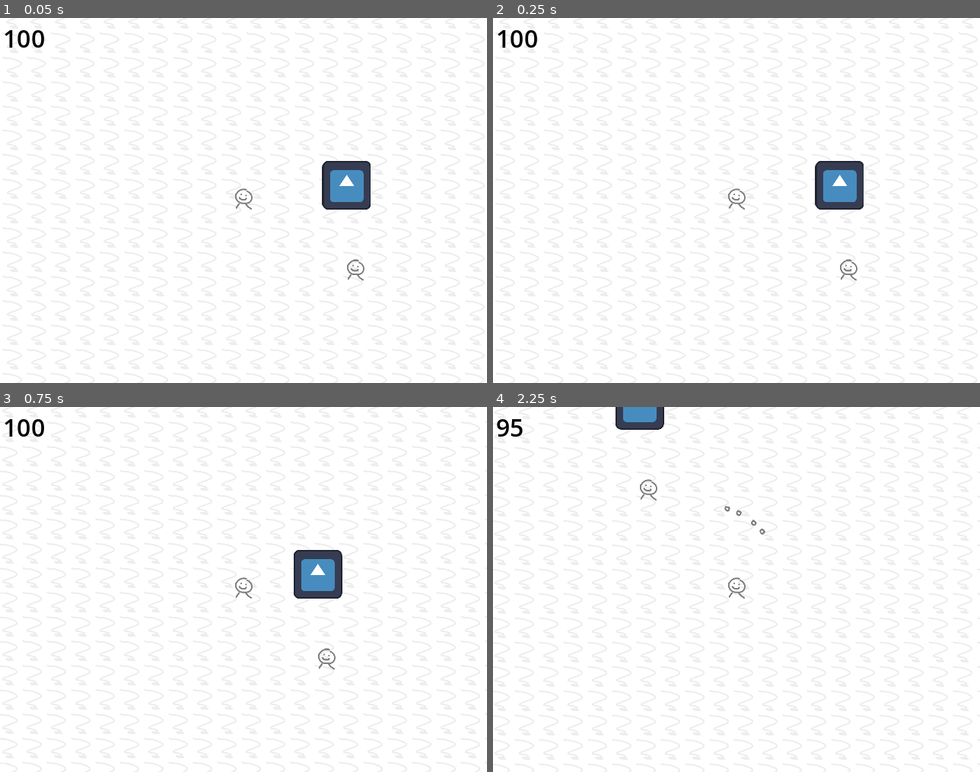
Above: before the commit, frames 1-4 (two rows, left to right).
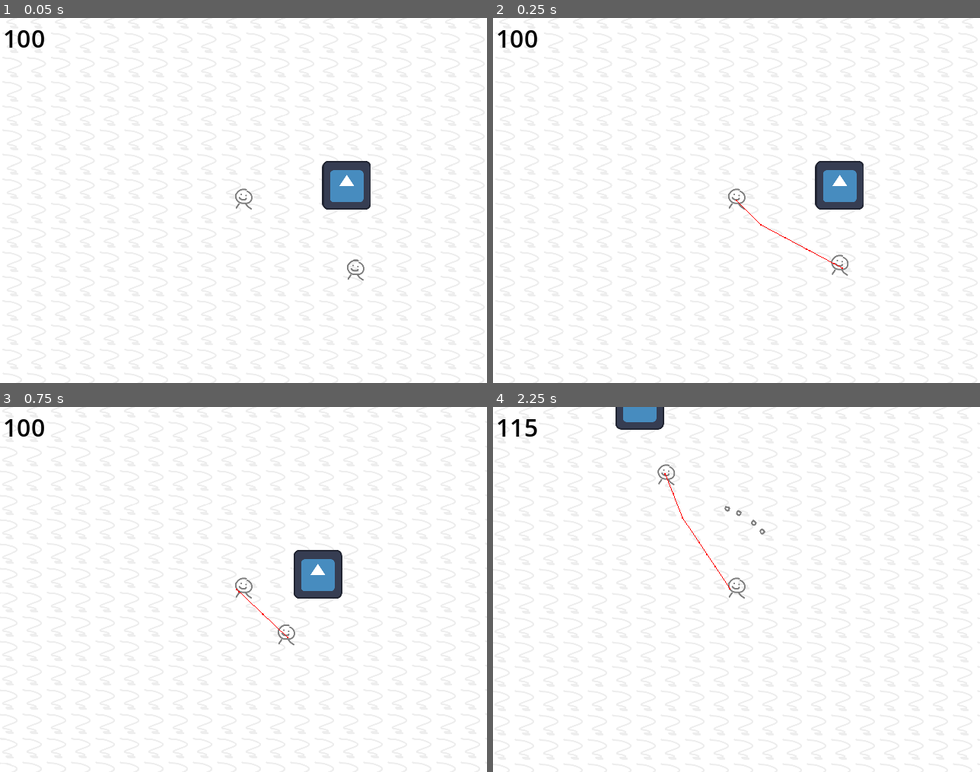
Above: after the commit, the same moments.

Repository: 3xcpy/milkyway-game
Game: Godot game, scene res://scenes/main.tscn
Two runs of this game, one before a commit and one after it. Both use one fixed random seed, a clock stepped at 60 frames per second and the inputs below. The engine's default icon, where the game draws it, is replaced by a stand-in: a white triangle on a blue panel in a dark square.
Inputs (mouse positions are in pixels of both pictures, inside the frame that each line leads up to):
- Up to frame 1 (0.05 s): no input
- Up to frame 2 (0.25 s): no input
- Up to frame 3 (0.75 s): tap Enter at 0.5 s; move the mouse to (350, 571) at 0.52 s; hold Right (move_right) from 0.53 s (still down); tap E (grab) at 0.6 s
- Up to frame 4 (2.25 s): move the mouse to (639, 607) at 1.27 s; release Right (move_right) at 1.28 s; hold S (move_down) 1.28-2.03 s; tap E (grab) at 1.35 s; move the mouse to (785, 509) at 2.02 s; press the mouse at (785, 509) at 2.03 s; hold Right (move_right) from 2.03 s (still down)

Frame 1 is identical in both runs. In frame 2, 0.2% of the frame differs, in the area x 49-75%, y 49-73%; in frame 3, 0.2%; in frame 4, 0.4%, in the area x 0-49%, y 3-50%.

Commit message:
Add enemy navigation

Diff:
--- a/project.godot
+++ b/project.godot
@@ -32,6 +32,7 @@
 [global_group]
 
 Enemies=""
+Player=""
 
 [input]
 
--- a/scenes/collector.tscn
+++ b/scenes/collector.tscn
@@ -7,6 +7,7 @@
 size = Vector2(128, 128)
 
 [node name="Collector" type="Area2D"]
+collision_mask = 3
 script = ExtResource("1_ab70d")
 
 [node name="Sprite2D" type="Sprite2D" parent="."]
@@ -15,4 +16,10 @@
 [node name="CollisionShape2D" type="CollisionShape2D" parent="."]
 shape = SubResource("RectangleShape2D_ab70d")
 
+[node name="NavigationObstacle2D" type="NavigationObstacle2D" parent="."]
+radius = 96.0
+vertices = PackedVector2Array(-64, -66, 64, -66, 66, 65, -64, 65)
+affect_navigation_mesh = true
+carve_navigation_mesh = true
+
 [connection signal="body_entered" from="." to="." method="_on_body_entered"]
--- a/scenes/enemy.tscn
+++ b/scenes/enemy.tscn
@@ -8,7 +8,7 @@
 
 [node name="Enemy" type="CharacterBody2D" groups=["Enemies"]]
 z_index = 5
-collision_layer = 7
+collision_layer = 6
 script = ExtResource("1_md0e3")
 health = 2.0
 
@@ -17,3 +17,17 @@
 
 [node name="Sprite2D" type="Sprite2D" parent="."]
 texture = ExtResource("1_7p1mj")
+
+[node name="NavigationAgent2D" type="NavigationAgent2D" parent="."]
+debug_enabled = true
+
+[node name="NavTimer" type="Timer" parent="."]
+wait_time = 0.1
+autostart = true
+
+[node name="StunTimer" type="Timer" parent="."]
+wait_time = 0.75
+one_shot = true
+
+[connection signal="timeout" from="NavTimer" to="." method="_on_nav_timer_timeout"]
+[connection signal="timeout" from="StunTimer" to="." method="_on_stun_timer_timeout"]
--- a/scenes/player.tscn
+++ b/scenes/player.tscn
@@ -9,8 +9,9 @@
 [sub_resource type="CircleShape2D" id="CircleShape2D_3vyb7"]
 radius = 31.0
 
-[node name="Player" type="CharacterBody2D"]
+[node name="Player" type="CharacterBody2D" groups=["Player"]]
 z_index = 10
+collision_mask = 3
 script = ExtResource("1_g2els")
 speed = 600.0
 accel = 10.0
--- a/scenes/world.tscn
+++ b/scenes/world.tscn
@@ -1,9 +1,11 @@
-[gd_scene load_steps=6 format=4 uid="uid://de8qg2wita0kx"]
+[gd_scene load_steps=7 format=4 uid="uid://de8qg2wita0kx"]
 
 [ext_resource type="PackedScene" uid="uid://jwru712ywrdd" path="res://scenes/player.tscn" id="1_nnsk1"]
 [ext_resource type="TileSet" uid="uid://d15k3jwpoueht" path="res://tilesets/ground_tile_set.tres" id="2_rwgxs"]
 [ext_resource type="PackedScene" uid="uid://dvdxr0vthtnah" path="res://scenes/enemy.tscn" id="3_4wyf3"]
 [ext_resource type="PackedScene" uid="uid://4olddtuvsmyh" path="res://scenes/collector.tscn" id="4_k0juu"]
+
+[sub_resource type="NavigationPolygon" id="NavigationPolygon_k0juu"]
 
 [sub_resource type="WorldBoundaryShape2D" id="WorldBoundaryShape2D_rwgxs"]
 
@@ -11,39 +13,42 @@
 
 [node name="Player" parent="." instance=ExtResource("1_nnsk1")]
 
-[node name="BGLayer" type="TileMapLayer" parent="."]
+[node name="Enemy" parent="." instance=ExtResource("3_4wyf3")]
+position = Vector2(294, 187)
+
+[node name="NavigationRegion2D" type="NavigationRegion2D" parent="."]
+navigation_polygon = SubResource("NavigationPolygon_k0juu")
+
+[node name="BGLayer" type="TileMapLayer" parent="NavigationRegion2D"]
 tile_map_data = PackedByteArray("AAD/////AAAAAAAAAAAAAP//AAAAAAAAAAABAP//AAAAAAAAAAABAAAAAAAAAAAAAAAAAAAAAAAAAAAAAAD//w …(38928 unchanged characters)…
 tile_set = ExtResource("2_rwgxs")
 collision_enabled = false
 
-[node name="FGLayer" type="TileMapLayer" parent="."]
+[node name="FGLayer" type="TileMapLayer" parent="NavigationRegion2D"]
 tile_map_data = PackedByteArray("AAD2//X/AAABAAMAAAD3//X/AAACAAMAAAD3//T/AAADAAEAAAD4//T/AAACAAMAAAD4//P/AAABAAIAAAD5// …(2224 unchanged characters)…
 tile_set = ExtResource("2_rwgxs")
 
-[node name="Boundary" type="StaticBody2D" parent="."]
+[node name="Boundary" type="StaticBody2D" parent="NavigationRegion2D"]
 collision_layer = 5
 
-[node name="CollisionShape2D" type="CollisionShape2D" parent="Boundary"]
+[node name="CollisionShape2D" type="CollisionShape2D" parent="NavigationRegion2D/Boundary"]
 position = Vector2(0, 10000)
 shape = SubResource("WorldBoundaryShape2D_rwgxs")
 
-[node name="CollisionShape2D2" type="CollisionShape2D" parent="Boundary"]
+[node name="CollisionShape2D2" type="CollisionShape2D" parent="NavigationRegion2D/Boundary"]
 position = Vector2(-10000, 0)
 rotation = 1.5707964
 shape = SubResource("WorldBoundaryShape2D_rwgxs")
 
-[node name="CollisionShape2D3" type="CollisionShape2D" parent="Boundary"]
+[node name="CollisionShape2D3" type="CollisionShape2D" parent="NavigationRegion2D/Boundary"]
 position = Vector2(10000, 0)
 rotation = -1.5707964
 shape = SubResource("WorldBoundaryShape2D_rwgxs")
 
-[node name="CollisionShape2D4" type="CollisionShape2D" parent="Boundary"]
+[node name="CollisionShape2D4" type="CollisionShape2D" parent="NavigationRegion2D/Boundary"]
 position = Vector2(0, -10000)
 rotation = 3.1415927
 shape = SubResource("WorldBoundaryShape2D_rwgxs")
 
-[node name="Enemy" parent="." instance=ExtResource("3_4wyf3")]
-position = Vector2(294, 187)
-
-[node name="Collector" parent="." instance=ExtResource("4_k0juu")]
+[node name="Collector" parent="NavigationRegion2D" instance=ExtResource("4_k0juu")]
 position = Vector2(271, -40)
--- a/scripts/enemy.gd
+++ b/scripts/enemy.gd
@@ -1,19 +1,50 @@
 extends CharacterBody2D
 
-@export var decel: float = 1.0
+@export var speed: float = 200.0
+@export var accel: float = 50.0
+@export var decel: float = 10.0
+@export var stun_decel: float = 1.0
 
 @export var health: float = 5.0
 @export var throw_force: float = 1000.0
 
+@export var stopping_distance: float = 96.0
+
 var grabbed: bool = false
+var stunned: bool = false
 
 @onready var collider: CollisionShape2D = $CollisionShape2D
 
+@onready var nav_agent: NavigationAgent2D = $NavigationAgent2D
+
+@onready var nav_timer: Timer = $NavTimer
+@onready var stun_timer: Timer = $StunTimer
+
 
 func _physics_process(delta: float) -> void:
-	if !grabbed:
+	if !grabbed and stunned:
+		velocity = lerp(velocity, Vector2.ZERO, stun_decel * delta)
+	elif !grabbed:
+		walk(delta)
+
+	move_and_slide()
+
+
+func walk(delta: float) -> void:
+	if nav_agent.distance_to_target() <= stopping_distance:
 		velocity = lerp(velocity, Vector2.ZERO, decel * delta)
-		move_and_slide()
+		return
+
+	var dir = to_local(nav_agent.get_next_path_position()).normalized()
+	var desired_vel = dir * speed
+	var new_vel = Vector2.ZERO
+
+	if velocity.length() < desired_vel.length():
+		new_vel = lerp(velocity, desired_vel, accel * delta)
+	else:
+		new_vel = lerp(velocity, Vector2.ZERO, decel * delta)
+
+	velocity = new_vel
 
 
 func damage(dmg: float) -> void:
@@ -25,15 +56,26 @@
 func grab() -> void:
 	collider.disabled = true
 	grabbed = true
+	stun_timer.stop()
 
 
 func ungrab(dir: Vector2) -> void:
 	collider.disabled = false
 	velocity = dir * throw_force
 	grabbed = false
+	stun_timer.start()
+	stunned = true
 
 
 func consume() -> void:
 	# TODO: add death and animation perchance?
 	print("Consumed")
-	pass
+
+
+func _on_stun_timer_timeout() -> void:
+	print("stun stopped")
+	stunned = false
+
+func _on_nav_timer_timeout() -> void:
+	var target = get_tree().get_first_node_in_group("Player")
+	nav_agent.target_position = target.global_position
--- a/tilesets/ground_tile_set.tres
+++ b/tilesets/ground_tile_set.tres
@@ -1,6 +1,12 @@
-[gd_resource type="TileSet" load_steps=3 format=3 uid="uid://d15k3jwpoueht"]
+[gd_resource type="TileSet" load_steps=4 format=3 uid="uid://d15k3jwpoueht"]
 
 [ext_resource type="Texture2D" uid="uid://du23o67jkfcg6" path="res://sprites/tileset.png" id="1_tmskb"]
+
+[sub_resource type="NavigationPolygon" id="NavigationPolygon_tmskb"]
+vertices = PackedVector2Array(32, 32, -32, 32, -32, -32, 32, -32)
+polygons = Array[PackedInt32Array]([PackedInt32Array(0, 1, 2, 3)])
+outlines = Array[PackedVector2Array]([PackedVector2Array(-32, -32, 32, -32, 32, 32, -32, 32)])
+agent_radius = 0.0
 
 [sub_resource type="TileSetAtlasSource" id="TileSetAtlasSource_28hhv"]
 resource_name = "tileset"
@@ -8,12 +14,16 @@
 texture_region_size = Vector2i(64, 64)
 0:0/0 = 0
 0:0/0/physics_layer_0/polygon_0/points = PackedVector2Array(-32, -32, 32, -32, 32, 32, -32, 32)
+0:0/0/navigation_layer_0/polygon = SubResource("NavigationPolygon_tmskb")
 1:0/0 = 0
 1:0/0/physics_layer_0/polygon_0/points = PackedVector2Array(-32, -32, 32, -32, 32, 32, -32, 32)
+1:0/0/navigation_layer_0/polygon = SubResource("NavigationPolygon_tmskb")
 2:0/0 = 0
 2:0/0/physics_layer_0/polygon_0/points = PackedVector2Array(-32, -32, 32, -32, 32, 32, -32, 32)
+2:0/0/navigation_layer_0/polygon = SubResource("NavigationPolygon_tmskb")
 3:0/0 = 0
 3:0/0/physics_layer_0/polygon_0/points = PackedVector2Array(-32, -32, 32, -32, 32, 32, -32, 32)
+3:0/0/navigation_layer_0/polygon = SubResource("NavigationPolygon_tmskb")
 0:1/0 = 0
 0:1/0/physics_layer_0/polygon_0/points = PackedVector2Array(-32, -32, 32, -32, 32, 32, -32, 32)
 1:1/0 = 0
@@ -81,5 +91,6 @@
 
 [resource]
 tile_size = Vector2i(64, 64)
-physics_layer_0/collision_layer = 5
+physics_layer_0/collision_layer = 7
+navigation_layer_0/layers = 7
 sources/0 = SubResource("TileSetAtlasSource_28hhv")
